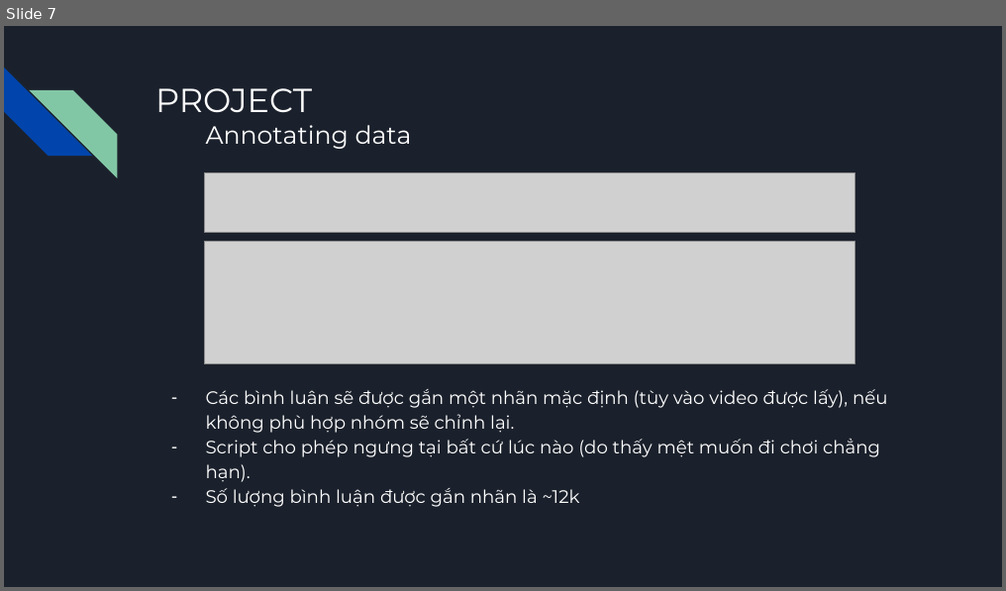
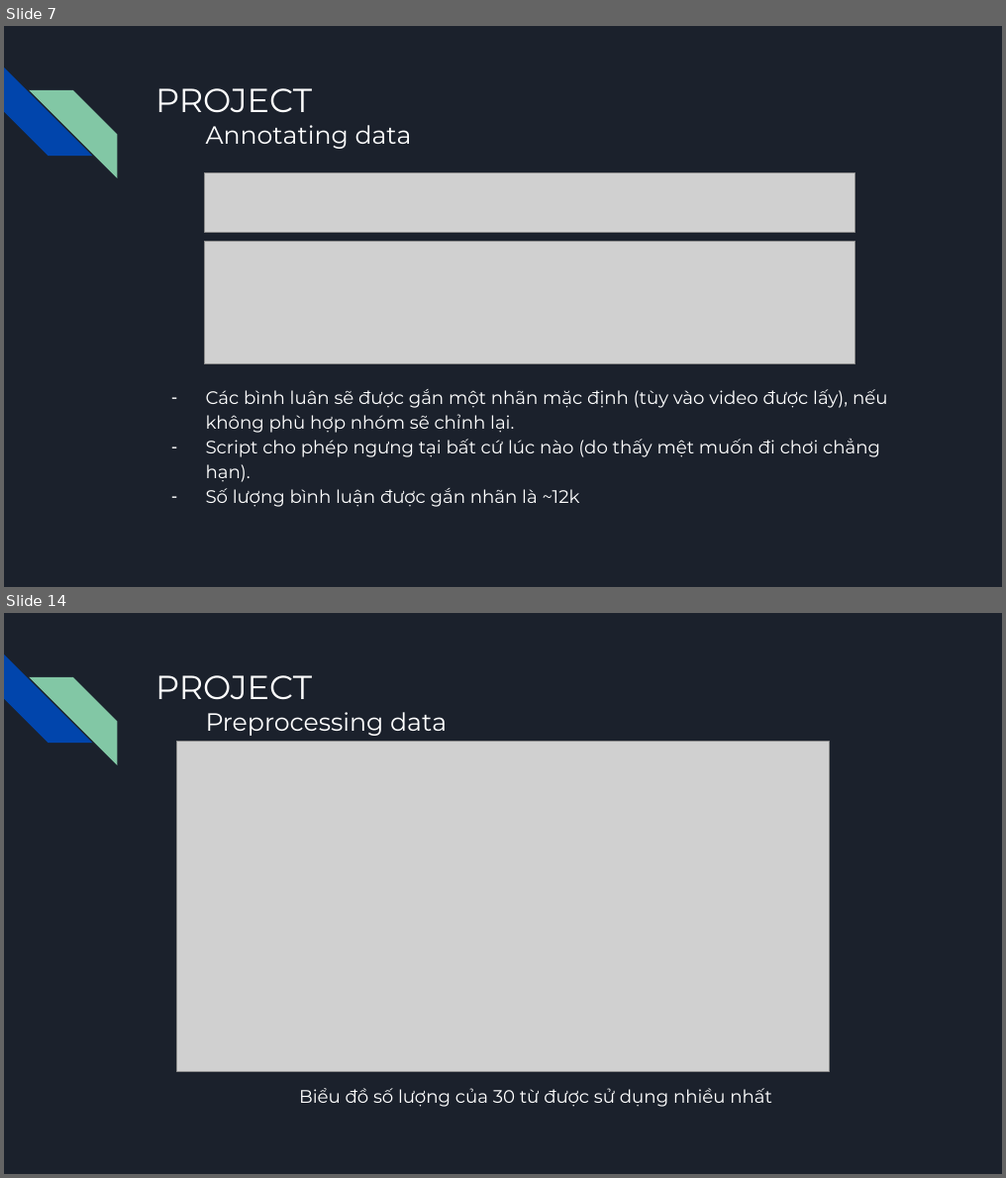
Before and after one commit to nghiaplt/DataScienceFinalProject, a slide deck: Slide.pptx. Shown one above the other, each under a label of ours: slide 7 before the commit, slides 7 and 14 after it; the slides between them are not shown. The pictures are 1006x591 and 1006x1178 pixels, drawn with LibreOffice and Linux fonts; fonts in the diff are those of the drawing; grey boxes stand for pictures. Boxes give left, top, right and bottom in pixels: in the first picture for what was removed or moved away, otherwise in the second. Text is boxed around its words. In the diff, an @@ line names an element or a change of style, - is before the commit and + after.

```diff
--- a/Slide.pptx
+++ b/Slide.pptx
@@ slide 14 added at box(4, 613, 1002, 1174), background #1B212C; not listed: 2 template elements that a slide beside it also shows @@
@@ title added at box(155, 675, 447, 736), 18 pt, text #FFFFFF @@
+PROJECT
+Preprocessing data
@@ picture added at box(176, 742, 829, 1072) @@
@@ text added at box(299, 1088, 772, 1107), 13 pt, text #FFFFFF @@
+Biểu đồ số lượng của 30 từ được sử dụng nhiều nhất
```
Also in this commit, not shown: 5 slides changed, 9 other slides added, 5 slides removed, 2 other files.
